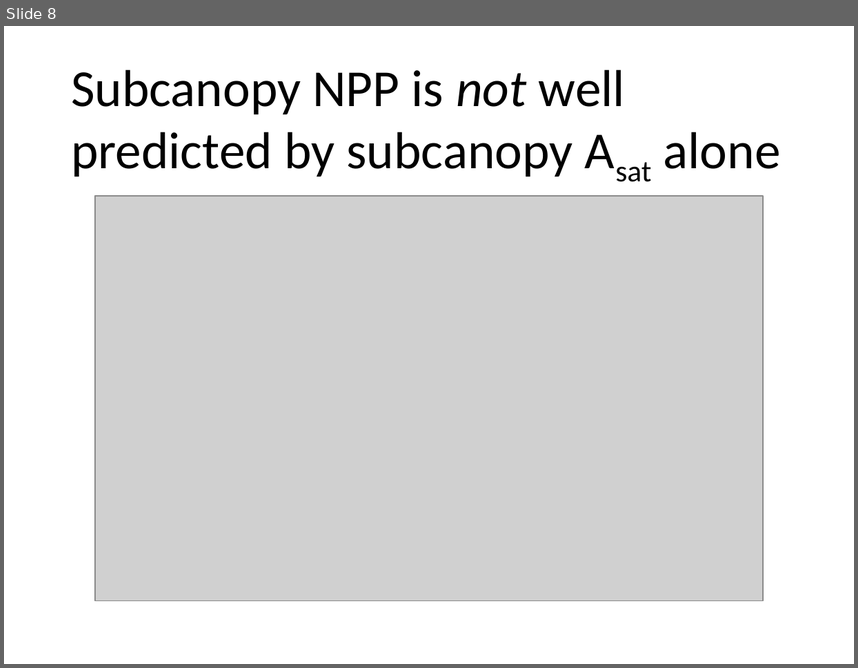
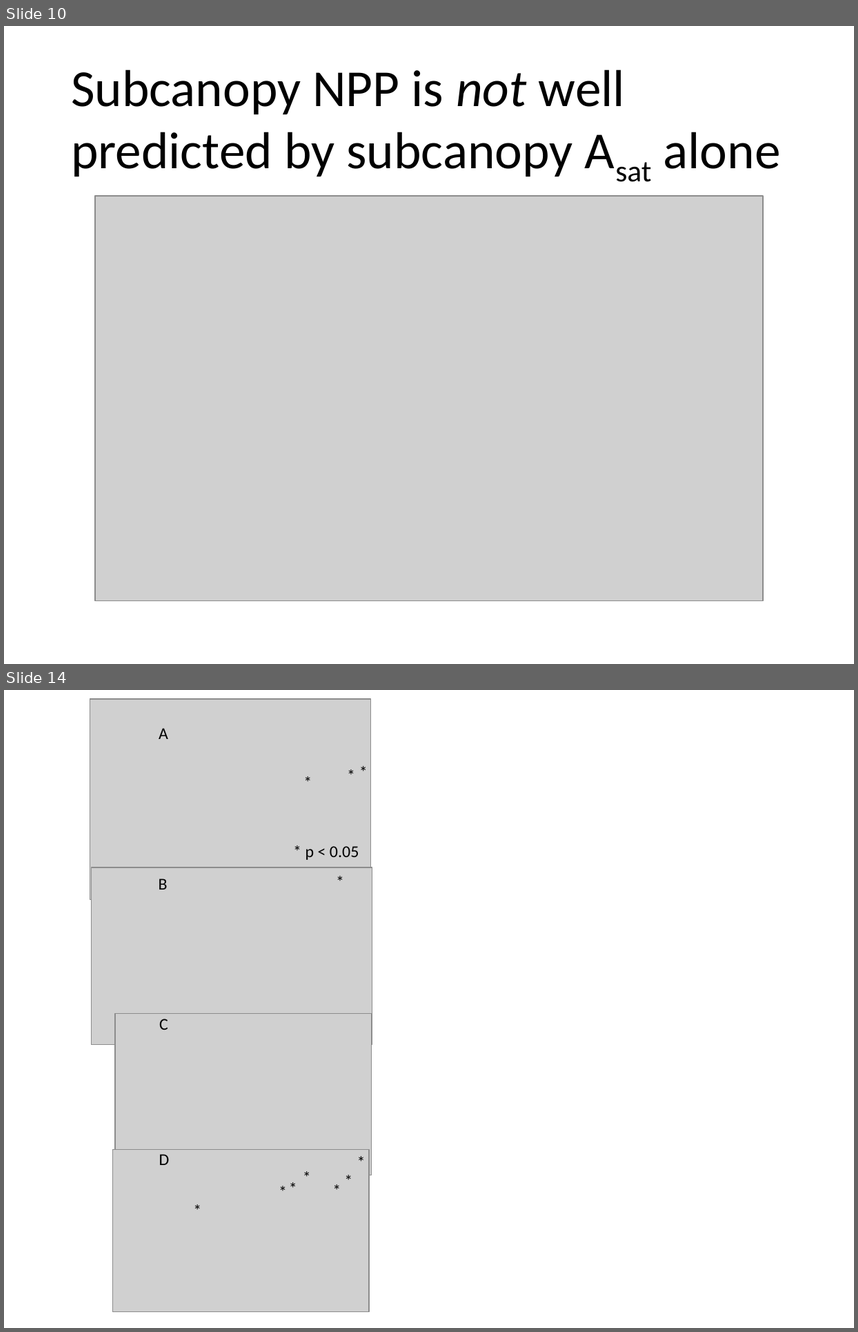
Before and after one commit to lisahaber/forte_subcanopy_leaf_functional_traits, a slide deck: docs/draft_figs_Ch2_manuscript.pptx. Shown one above the other, each under a label of ours: slide 8 before the commit, slides 10 and 14 after it; the slides between them are not shown. The pictures are 858x668 and 858x1332 pixels, drawn with LibreOffice and Linux fonts; fonts in the diff are those of the drawing; grey boxes stand for pictures. Boxes give left, top, right and bottom in pixels: in the first picture for what was removed or moved away, otherwise in the second. Text is boxed around its words. In the diff, an @@ line names an element or a change of style, - is before the commit and + after.

```diff
--- a/docs/draft_figs_Ch2_manuscript.pptx
+++ b/docs/draft_figs_Ch2_manuscript.pptx
@@ slide 14 added at (4, 690, 854, 1328), background #FFFFFF @@
@@ group added at (90, 698, 372, 1312): 16 texts, 4 pictures @@
+*
+*
+*
+*
+*
+*
+*
+*
+*
+*
+*
+A
+B
+C
+D
+* p < 0.05
@@ what was slide 8 is now slide 10 @@
```
Also in this commit, not shown: 1 slide changed, 11 other slides added, 39 other files.
